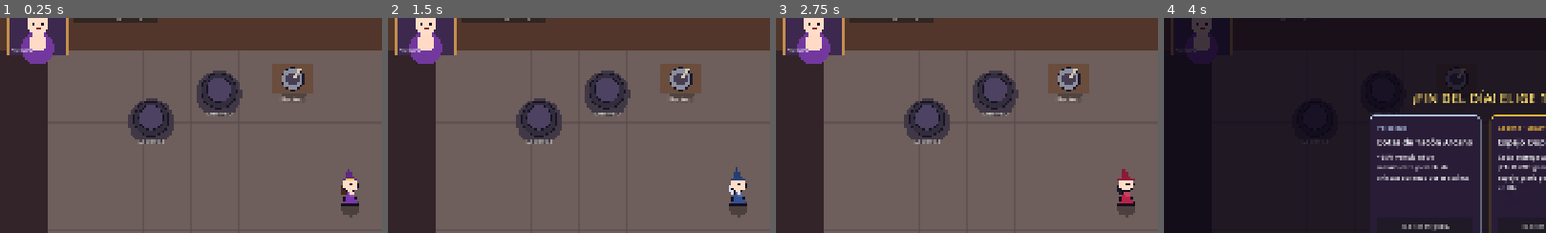
Above: before the commit, frames 1-4 (left to right).
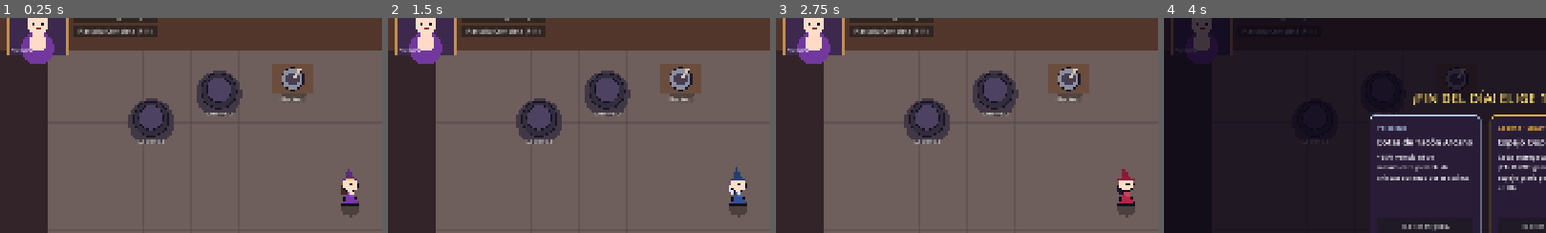
Above: after the commit, the same moments.

Repository: mindcore54/trixie
Game: Godot game, scene res://scenes/main/Main.tscn
Two runs of this game, one before a commit and one after it. Both use one fixed random seed, a clock stepped at 60 frames per second and the inputs below.
Inputs:
- Up to frame 1 (0.25 s): no input
- Up to frame 2 (1.5 s): click "Bruja: Trixie ▾" at 0.5 s; click "Bruja: Lyra ▾" at 1.25 s
- Up to frame 3 (2.75 s): click "Bruja: Nyxara ▾" at 2 s
- Up to frame 4 (4 s): click "Bruja: Morrigan ▾" at 2.75 s; click "Abrir Draft Roguelite (Test)" at 3.5 s
The pictures show only the part of the screen within x 0-50%, y 13-63%; the shares and areas given below are measured in that part.

The runs differ from the first frame. In frame 1, 1.0% of the frame differs, in the area x 19-42%, y 3-9%; in frame 2, 1.0%; in frame 3, 1.0%; in frame 4, less than 0.1%.

Commit message:
feat: pause all gameplay timers during draft modal, preserve animations & fix 1080p aspect + F11 fullscreen

Diff:
--- a/project.godot
+++ b/project.godot
@@ -25,7 +25,7 @@
 window/size/viewport_width=1920
 window/size/viewport_height=1080
 window/stretch/mode="canvas_items"
-window/stretch/aspect="expand"
+window/stretch/aspect="keep"
 
 [input]
 
--- a/scripts/autoloads/EventBus.gd
+++ b/scripts/autoloads/EventBus.gd
@@ -9,6 +9,8 @@
 	HOLLIN_DERROTA,
 	CUTIN_HABILIDAD,
 }
+
+var timers_paused: bool = false
 
 # Action queue & movement
 signal action_queued(station_id: StringName, queue_index: int, world_pos: Vector2)
--- a/scripts/core/CustomerEntity.gd
+++ b/scripts/core/CustomerEntity.gd
@@ -82,6 +82,9 @@
 	if is_served or archetype == null:
 		return
 	_bob_time += delta
+	if EventBus.timers_paused:
+		queue_redraw()
+		return
 	if patience_frozen_timer > 0.0:
 		patience_frozen_timer -= delta
 	else:
--- a/scripts/core/FamiliarEntity.gd
+++ b/scripts/core/FamiliarEntity.gd
@@ -36,6 +36,9 @@
 
 func _process(delta: float) -> void:
 	_hover_time += delta
+	if EventBus.timers_paused:
+		queue_redraw()
+		return
 	if work_cooldown > 0.0:
 		work_cooldown -= delta
 
--- a/scripts/core/KitchenHUD.gd
+++ b/scripts/core/KitchenHUD.gd
@@ -8,6 +8,7 @@
 
 signal witch_switch_requested(witch_id: StringName)
 signal force_draft_requested()
+signal toggle_fullscreen_requested()
 signal upgrade_chosen(upgrade: RogueliteUpgradeData)
 signal reroll_requested()
 signal restart_run_requested()
@@ -304,6 +305,11 @@
 	draft_test_btn.text = "Abrir Draft Roguelite (Test)"
 	draft_test_btn.pressed.connect(func() -> void: force_draft_requested.emit())
 	controls_col.add_child(draft_test_btn)
+
+	var fs_btn: Button = Button.new()
+	fs_btn.text = "Pantalla Completa (F11)"
+	fs_btn.pressed.connect(func() -> void: toggle_fullscreen_requested.emit())
+	controls_col.add_child(fs_btn)
 
 	_combo_label = _make_label("¡COMBO x2!", 22, Color(1.0, 0.68, 0.22))
 	_combo_label.visible = false
--- a/scripts/core/KitchenStation.gd
+++ b/scripts/core/KitchenStation.gd
@@ -80,6 +80,9 @@
 func _process(delta: float) -> void:
 	_pulse_time += delta
 	if station_type != StationType.CAULDRON:
+		return
+	if EventBus.timers_paused:
+		queue_redraw()
 		return
 
 	match cauldron_state:
--- a/scripts/core/MainGame.gd
+++ b/scripts/core/MainGame.gd
@@ -70,6 +70,7 @@
 	hud.configure_witches(witches, _selected_witch_idx)
 	hud.witch_switch_requested.connect(_on_witch_switch_requested)
 	hud.force_draft_requested.connect(_open_upgrade_draft)
+	hud.toggle_fullscreen_requested.connect(_toggle_fullscreen)
 	hud.upgrade_chosen.connect(_on_upgrade_chosen)
 	hud.reroll_requested.connect(_on_reroll_requested)
 	hud.restart_run_requested.connect(_restart_run)
@@ -124,7 +125,21 @@
 	var ability_ok: bool = witch.trigger_ability(cauldrons, active_customers, active_familiars)
 	await get_tree().process_frame
 
+	# Verify timers pause while draft cards are open (animations keep ticking, timers do not)
+	cauldron.add_ingredient(&"red")
+	var paused_day_before: float = day_time_left
+	var paused_brew_before: float = cauldron.brew_elapsed
+	var cust_patience_before: float = active_customers[0].patience_remaining if not active_customers.is_empty() else 0.0
 	_open_upgrade_draft()
+	for _p: int in range(12):
+		await get_tree().process_frame
+	var timers_stayed_paused: bool = (
+		EventBus.timers_paused
+		and is_equal_approx(day_time_left, paused_day_before)
+		and is_equal_approx(cauldron.brew_elapsed, paused_brew_before)
+		and (active_customers.is_empty() or is_equal_approx(active_customers[0].patience_remaining, cust_patience_before))
+	)
+
 	var michi_upg: RogueliteUpgradeData = null
 	for u: RogueliteUpgradeData in upgrades_catalog:
 		if u.upgrade_id == &"michi_alado":
@@ -135,10 +150,10 @@
 	await get_tree().process_frame
 
 	Engine.time_scale = 1.0
-	print("SMOKE STATS => gold=%d combo=%d day=%d familiars=%d ability_ok=%s max_buf=%d" % [
-		gold, combo, day_number, active_familiars.size(), str(ability_ok), max_queue_seen
+	print("SMOKE STATS => gold=%d combo=%d day=%d familiars=%d ability_ok=%s max_buf=%d timers_paused_ok=%s" % [
+		gold, combo, day_number, active_familiars.size(), str(ability_ok), max_queue_seen, str(timers_stayed_paused)
 	])
-	var ok: bool = gold > 0 and combo >= 1 and day_number == 2 and active_familiars.size() >= 1 and ability_ok and max_queue_seen <= WitchController.MAX_NEXT_BUFFER
+	var ok: bool = gold > 0 and combo >= 1 and day_number == 2 and active_familiars.size() >= 1 and ability_ok and max_queue_seen <= WitchController.MAX_NEXT_BUFFER and timers_stayed_paused
 	print("SMOKE RESULT: ", "PASS" if ok else "FAIL")
 	get_tree().quit(0 if ok else 1)
 
@@ -169,7 +184,7 @@
 	combo_timer = 0.0
 	day_number = 1
 	reroll_cost = 35
-	run_active = true
+	_set_run_active(true)
 	hud.hide_overlays()
 
 	for st: KitchenStation in stations:
@@ -201,6 +216,11 @@
 
 
 func _unhandled_input(event: InputEvent) -> void:
+	if event is InputEventKey:
+		var key_ev: InputEventKey = event as InputEventKey
+		if key_ev.pressed and not key_ev.echo and key_ev.keycode == KEY_F11:
+			_toggle_fullscreen()
+			return
 	if not run_active:
 		return
 	if event.is_action_pressed("ability_cutin_click"):
@@ -381,7 +401,7 @@
 
 
 func _finish_day() -> void:
-	run_active = false
+	_set_run_active(false)
 	EventBus.day_ended.emit(day_number)
 	if day_number >= 8:
 		_end_run(true, "¡Completaste los 8 días del Sabbat con éxito!")
@@ -390,7 +410,7 @@
 
 
 func _open_upgrade_draft() -> void:
-	run_active = false
+	_set_run_active(false)
 	var pool: Array[RogueliteUpgradeData] = upgrades_catalog.duplicate()
 	pool.shuffle()
 	var picks: Array[RogueliteUpgradeData] = []
@@ -424,7 +444,7 @@
 	if params.has("clone_on_hot"):
 		mirror_clone_enabled = true
 
-	run_active = true
+	_set_run_active(true)
 	_start_day(day_number + 1)
 
 
@@ -454,10 +474,23 @@
 
 
 func _end_run(victory: bool, reason_text: String) -> void:
-	run_active = false
+	_set_run_active(false)
 	var essence: int = day_number * 25 + int(gold / 10)
 	EventBus.run_ended.emit(victory, StringName(reason_text), essence)
 	hud.show_end_screen(victory, reason_text, essence)
+
+
+func _set_run_active(active: bool) -> void:
+	run_active = active
+	EventBus.timers_paused = not active
+
+
+func _toggle_fullscreen() -> void:
+	var mode: DisplayServer.WindowMode = DisplayServer.window_get_mode()
+	if mode == DisplayServer.WINDOW_MODE_FULLSCREEN or mode == DisplayServer.WINDOW_MODE_EXCLUSIVE_FULLSCREEN:
+		DisplayServer.window_set_mode(DisplayServer.WINDOW_MODE_WINDOWED)
+	else:
+		DisplayServer.window_set_mode(DisplayServer.WINDOW_MODE_FULLSCREEN)
 
 
 func _on_seismic_mortar() -> void:
--- a/scripts/core/WitchController.gd
+++ b/scripts/core/WitchController.gd
@@ -165,14 +165,18 @@
 
 
 func _process(delta: float) -> void:
+	_squash = _squash.lerp(Vector2.ONE, minf(1.0, delta * 12.0))
+	if EventBus.timers_paused:
+		_walk_time += delta * 1.6
+		queue_redraw()
+		return
+
 	if _ability_cooldown_left > 0.0:
 		_ability_cooldown_left = maxf(0.0, _ability_cooldown_left - delta)
 	if _ability_buff_left > 0.0:
 		_ability_buff_left -= delta
 		if _ability_buff_left <= 0.0:
 			ability_speed_bonus = 0.0
-
-	_squash = _squash.lerp(Vector2.ONE, minf(1.0, delta * 12.0))
 
 	if _waiting_cauldron != null:
 		if not is_instance_valid(_waiting_cauldron) or _waiting_cauldron.cauldron_state == KitchenStation.CauldronState.IDLE or _waiting_cauldron.cauldron_state == KitchenStation.CauldronState.EXPLODED_COOLDOWN:
Not shown, changed: roadmap.md
